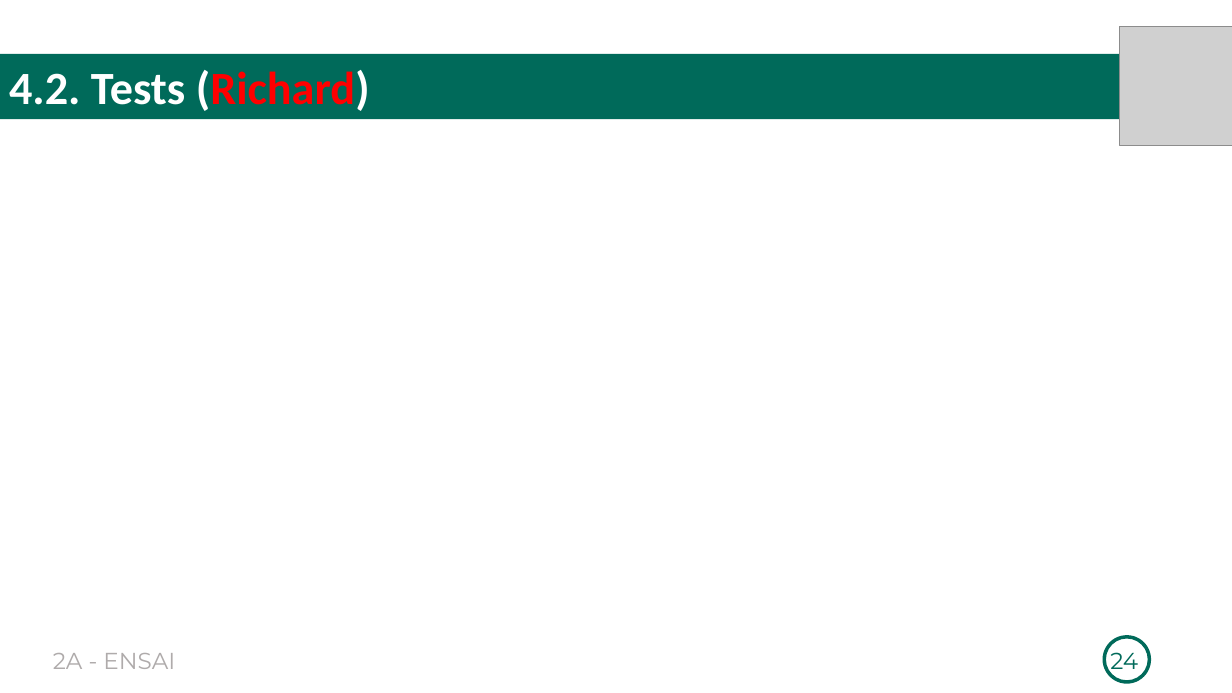
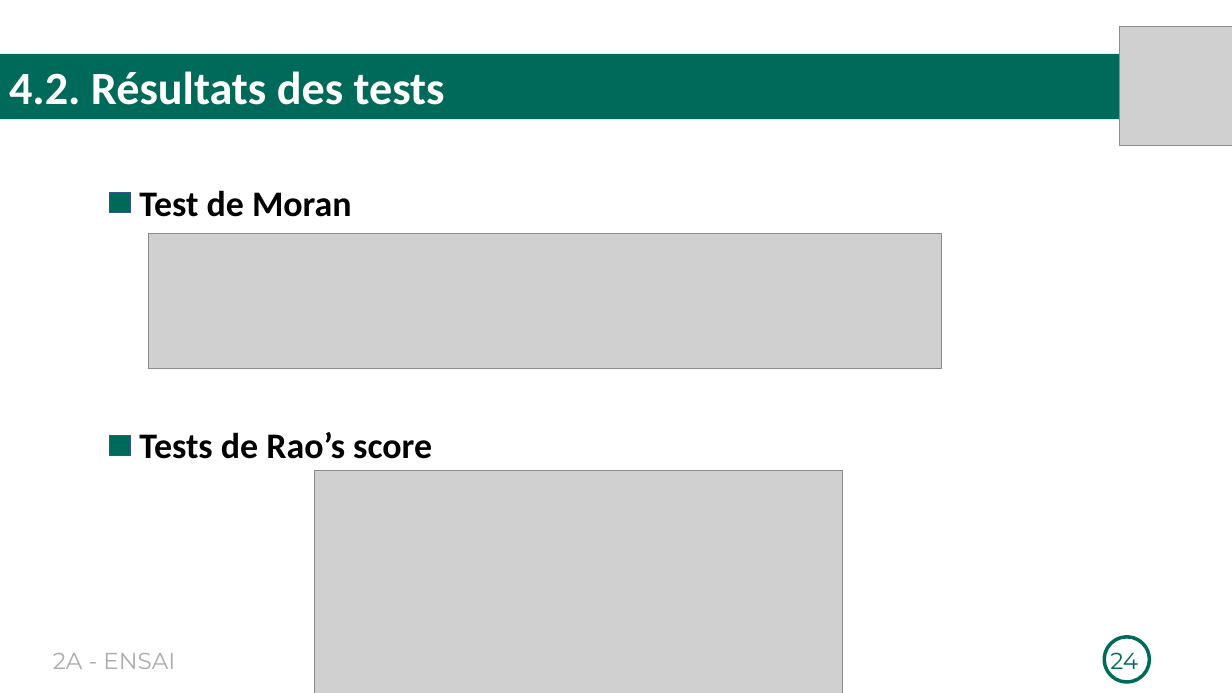
Before and after one commit to Richard-GOZAN/Projet-Stat-2A-Ensai, a slide deck: slide 24 of Présentation/Soutenance_Groupe25.pptx. Drawn at 1232x693 pixels with LibreOffice and Linux fonts; fonts in the diff are those of the drawing; grey boxes stand for pictures. Boxes give left, top, right and bottom in pixels: in the first picture for what was removed or moved away, otherwise in the second. Text is boxed around its words. In the diff, an @@ line names an element or a change of style, - is before the commit and + after.

Commit message:
Ajout des parties de Richard

```diff
--- a/Présentation/Soutenance_Groupe25.pptx
+++ b/Présentation/Soutenance_Groupe25.pptx
@@ text in rectangle at box(9, 71, 445, 105): text changed @@
-4.2. Tests (Richard)
+4.2. Résultats des tests
@@ rectangle added at box(110, 192, 130, 213), fill #006A5A, outline #325491 1 pt @@
@@ text added at box(139, 190, 352, 217), 28 pt, text #000000, bold @@
+Test de Moran
@@ picture added at box(149, 234, 942, 370) @@
@@ rectangle added at box(110, 436, 130, 457), fill #006A5A, outline #325491 1 pt @@
@@ text added at box(139, 432, 432, 459), 28 pt, text #000000, bold @@
+Tests de Rao’s score
@@ picture added at box(314, 471, 843, 693) @@
```
Also in this commit, not shown: 6 other slides changed, 2 slides added, 1 other file.
